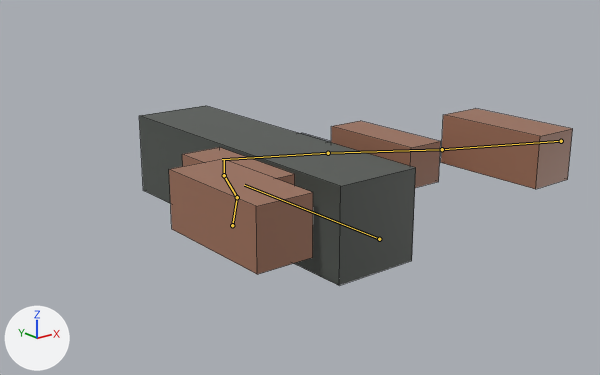
Two versions of the FBX model stw-o3de/Project/Assets/IndustrialYard/STW_INDUSTRIAL_YARD_01/FirstPerson/profiles/STW_LMG_04/STW_LMG_04_inspect.fbx, one commit apart.
Camera for both pictures: a 50 mm lens placed at (-1.188, -1.209, 1.094), pointed at (0.019, 0.299, 0.491). The axes (+X, +Y, +Z) are drawn at lower left. The lights are the same throughout. The older version comes first. The bones that change, and the others that lie on the model, are drawn over the model as lines. Mesh edges are drawn as thin lines.

Objects in the first picture: 'STW_LMG_04_Body', 'STW_LMG_04_Fore_L', 'STW_LMG_04_Fore_R', 'STW_LMG_04_Hand_R', 'STW_LMG_04_Upper_L', 'STW_LMG_04_Upper_R'.
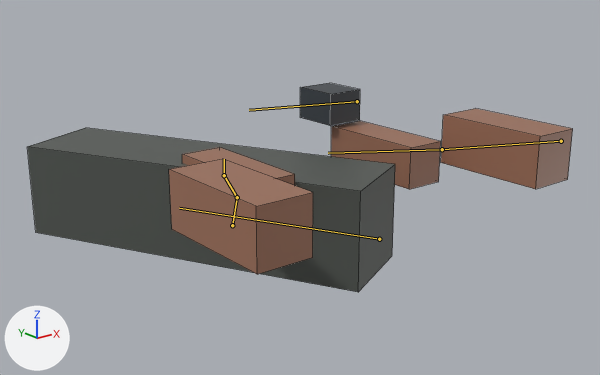
The newer file adds an action. The first version stands in its rest pose; the second is drawn at frame 28 of the action 'inspect'.

Where the change shows, as pixel boxes (x1, y1, x2, y2) in the pictures (600 x 375 px):
'STW_LMG_04_Body', posed (33% wider, 8% shorter): before (139, 106, 416, 285); after (27, 128, 395, 292)
'STW_LMG_04_Hand_R', posed (mostly hidden before): before (300, 133, 331, 142); after (300, 83, 360, 126)
bone 'weapon', root to tip: before (379, 239) to (244, 185); after (379, 239) to (179, 208)
bone 'hand_R', root to tip: before (328, 153) to (222, 159); after (357, 101) to (249, 110)

Diff of the bpy script that builds the scene:
```diff
--- a/stw-o3de/Project/Assets/IndustrialYard/STW_INDUSTRIAL_YARD_01/FirstPerson/profiles/STW_LMG_04/STW_LMG_04_inspect.fbx.py
+++ b/stw-o3de/Project/Assets/IndustrialYard/STW_INDUSTRIAL_YARD_01/FirstPerson/profiles/STW_LMG_04/STW_LMG_04_inspect.fbx.py
@@ bone_weapon @@
 bone_weapon = bpy.data.objects['STW_LMG_04_Rig'].pose.bones['weapon']  # child of 'root'
-bone_weapon.rotation_quaternion = (1.0, 0.0, 0.0, 0.0)  # degrees (0, 0, 0)
+bone_weapon.rotation_quaternion = (0.973, 0.0, 0.0, 0.232)  # degrees (0, 0, 27)
@@ bone_hand_r @@
 bone_hand_r = bpy.data.objects['STW_LMG_04_Rig'].pose.bones['hand_R']  # child of 'forearm_R'
-bone_hand_r.location = (0.0, 0.0, 0.0)
+bone_hand_r.location = (0.04, -0.08, 0.122)
```
